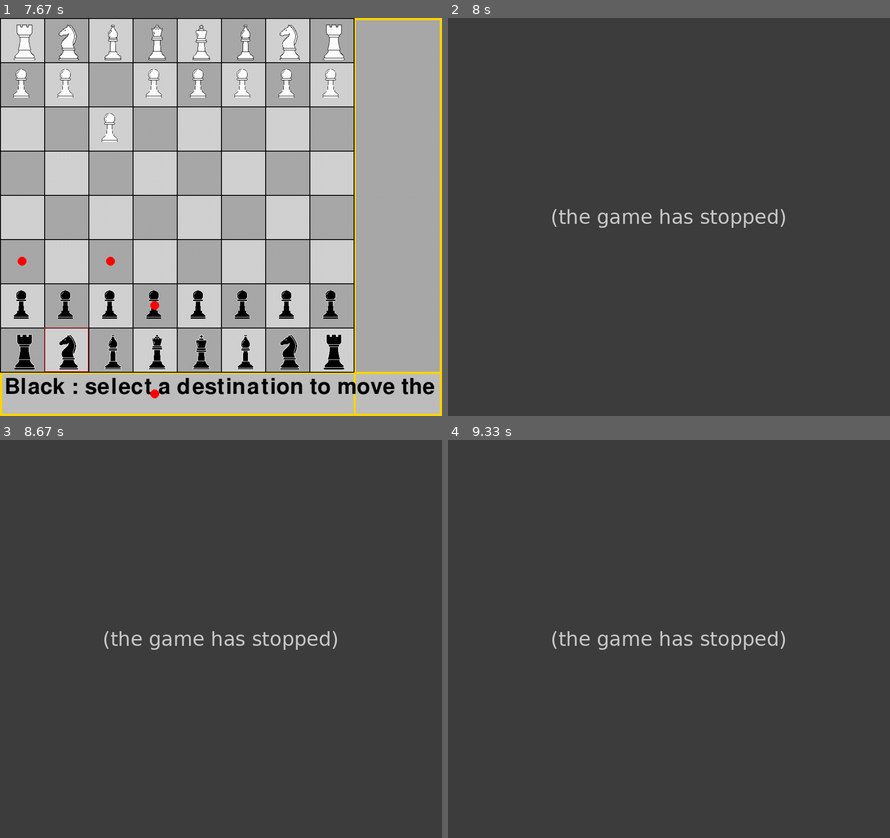
Above: before the commit, frames 1-4 (two rows, left to right).
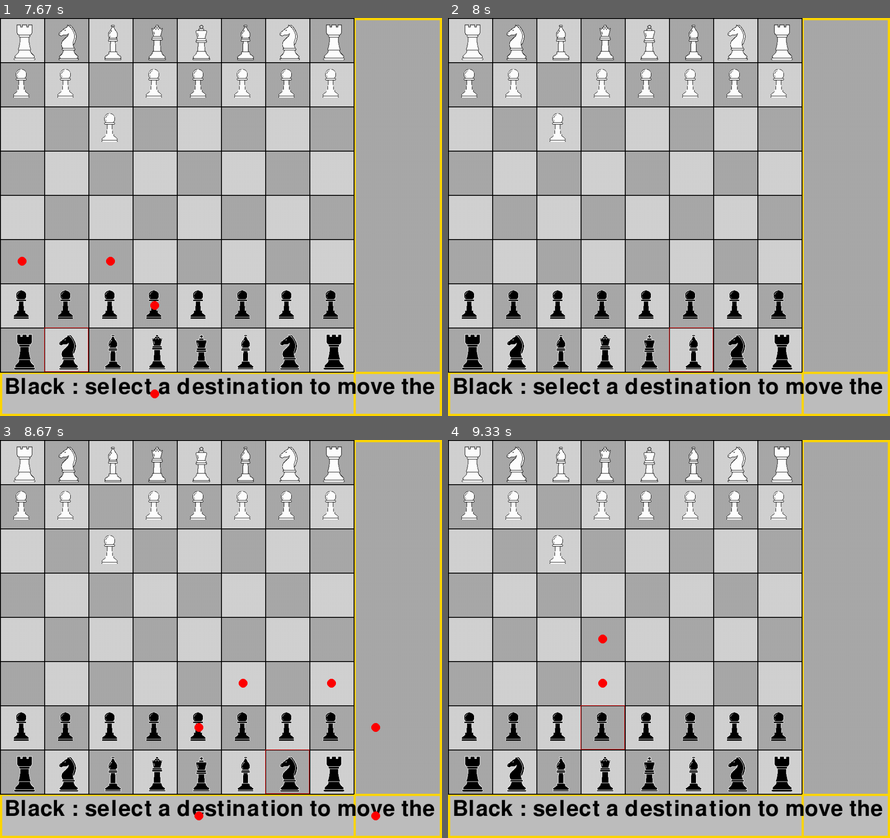
Above: after the commit, the same moments.

Repository: tarekzerroug/chessengine
Game: pygame game, started from main.py
Same seed, same stepped clock (60 frames per second), same inputs: the game is played once before the commit and once after it.
Inputs (mouse positions are in pixels of both pictures, inside the frame that each line leads up to):
- Up to frame 1 (7.67 s): click (287, 77) at 1.38 s; click (106, 69) at 1.72 s; click (114, 137) at 2.05 s; click (198, 320) at 2.38 s; click (114, 288) at 5.72 s; click (154, 332) at 6.55 s; click (88, 364) at 6.88 s
- Up to frame 2 (8 s): click (695, 328) at 7.72 s
- Up to frame 3 (8.67 s): click (300, 770) at 8.55 s
- Up to frame 4 (9.33 s): click (514, 778) at 8.88 s; click (585, 734) at 9.22 s

Frame 1 is identical in both runs. In frame 2, 98% of the frame differs, in the area x 0-100%, y 0-100%; in frame 3, 98%; in frame 4, 98%.
Error before the commit: TypeError: argument of type 'NoneType' is not iterable (main.py line 302); the game stopped at 7.72 s (later frames are placeholders)

Commit message:
verifiying if the king is in check

Diff:
--- a/main.py
+++ b/main.py
@@ -137,6 +137,7 @@
             moves_list = check_bishop(location, turn)
         all_moves_list.append(moves_list)
 
+
     return all_moves_list
 
 def check_pawn(position , color ):
@@ -146,7 +147,7 @@
         if (x, y + 1) not in white_locations and (x, y + 1) not in black_locations:
             moves_list.append((x, y + 1))
         if (x+1 , y + 1) in black_locations:
-            moves_list.append((x, y + 1))
+            moves_list.append((x+1, y + 1))
         if (x - 1, y + 1) in black_locations:
             moves_list.append((x - 1, y + 1))
         if y== 1 and (x, y + 2) not in white_locations and (x, y + 2) not in black_locations:
@@ -162,36 +163,41 @@
             moves_list.append((x, y - 2))
 
     return moves_list
-
 def check_queen(position, color):
-
-        moves_list = []
-        (x, y) = position
-        if color == "white" :
-            if (x, y + 1) not in white_locations and (x, y + 1) not in black_locations:
-                moves_list.append((x, y + 1))
-            if (x+1 , y + 1) in black_locations:
-                moves_list.append((x, y + 1))
-            if (x - 1, y + 1) in black_locations:
-                moves_list.append((x - 1, y + 1))
-            if y== 1 and (x, y + 2) not in white_locations and (x, y + 2) not in black_locations:
-                moves_list.append((x, y + 2))
-        else :
-            if (x, y - 1) not in white_locations and (x, y - 1) not in black_locations:
-                moves_list.append((x, y - 1))
-            if (x + 1, y - 1) in white_locations:
-                moves_list.append((x + 1, y - 1))
-            if (x - 1, y - 1) in white_locations:
-                moves_list.append((x - 1, y - 1))
-            if y == 6 and (x, y - 2) not in white_locations and (x, y - 2) not in black_locations:
-                moves_list.append((x, y - 2))
-        return moves_list
+    if color == "black":
+        friends_locations = black_locations
+        enemies_locations = white_locations
+    else:
+        friends_locations = white_locations
+        enemies_locations = black_locations
+
+    moves_list = []
+    x, y = position
+
+    directions = [( 1 , 0 ) , ( -1  , 0 ) , (0 ,  1 ) , ( 0,  -1) , (1 , 1 ) , ( -1 , 1 ) , ( -1 , -1 ) , ( 1 , -1 )]
+
+    for dx ,  dy in directions :
+        for i in range(1 , 8 ) :
+            new_x = x  + dx * i
+            new_y = y + dy * i
+
+            if not (0 <= new_x < 8 and 0 <= new_y < 8):
+                break
+
+            if ( new_x , new_y ) in enemies_locations :
+                moves_list.append((new_x , new_y))
+                break
+            if ( new_x , new_y ) in friends_locations :
+                break
+            moves_list.append((new_x , new_y ))
+    return moves_list
 
 def check_king(position, color):
         moves_list = []
         (x, y) = position
         if color == "white":
             friends_locations = white_locations
+
         else :
             friends_locations = black_locations
 
@@ -214,10 +220,62 @@
         return moves_list
 
 def check_rook(position, color):
-    pass
+    if color == "black":
+        friends_locations = black_locations
+        enemies_locations = white_locations
+    else:
+        friends_locations = white_locations
+        enemies_locations = black_locations
+
+    moves_list = []
+    x, y = position
+
+    directions = [( 1 , 0 ) , ( -1  , 0 ) , (0 ,  1 ) , ( 0,  -1) ]
+
+    for dx ,  dy in directions :
+        for i in range(1 , 8 ) :
+            new_x = x  + dx * i
+            new_y = y + dy * i
+
+            if not (0 <= new_x < 8 and 0 <= new_y < 8):
+                break
+
+            if ( new_x , new_y ) in enemies_locations :
+                moves_list.append((new_x , new_y))
+                break
+            if ( new_x , new_y ) in friends_locations :
+                break
+            moves_list.append((new_x , new_y ))
+    return moves_list
 
 def check_bishop(position, color):
-    pass
+    if color == "black":
+        friends_locations = black_locations
+        enemies_locations = white_locations
+    else:
+        friends_locations = white_locations
+        enemies_locations = black_locations
+
+    moves_list = []
+    x, y = position
+
+    directions = [(1 , 1 ) , ( -1 , 1 ) , ( -1 , -1 ) , ( 1 , -1 )]
+
+    for dx ,  dy in directions :
+        for i in range(1 , 8 ) :
+            new_x = x  + dx * i
+            new_y = y + dy * i
+
+            if not (0 <= new_x < 8 and 0 <= new_y < 8):
+                break
+
+            if ( new_x , new_y ) in enemies_locations :
+                moves_list.append((new_x , new_y))
+                break
+            if ( new_x , new_y ) in friends_locations :
+                break
+            moves_list.append((new_x , new_y ))
+    return moves_list
 def check_knight(position, color):
     (x , y ) = position
     moves_list = []
@@ -249,20 +307,70 @@
    for move in range(len(moves)):
         pygame.draw.circle(screen, "red", (moves[move][0] * 100 + 50, moves[move][1] * 100 + 50), 10)
 
+def draw_check( ):
+    if turn_step  > 1  :
+        for option in white_options:
+            for move in option:
+                if move == black_locations[4]:
+                   if counter < 30 :
+                       pygame.draw.rect(screen ,"red", (black_locations[4][0] * 100, black_locations[4][1] *100 , 100, 100) , 5 )
+    else :
+        for option in black_options:
+           for move in option:
+              if move == white_locations[4]:
+                  if counter < 30 :
+                       pygame.draw.rect(screen ,"red", (white_locations[4][0] * 100, white_locations[4][1] *100 , 100, 100) , 5 )
+
+
+def draw_captured():
+
+    if captured_pieces_black :
+        for i, piece in enumerate(captured_pieces_black):
+            x = 8 * 100 + 15
+            y = i * 50 + 15
+            screen.blit(white_images_small[piece_list.index(captured_pieces_black[i])], (x, y))
+
+    if captured_pieces_white  :
+
+        for i, piece in enumerate(captured_pieces_white):
+            x = 9 * 100 + 15
+            y = i * 50 + 15
+            screen.blit(black_images_small[piece_list.index(captured_pieces_white[i])], (x, y))
+
+
+
+def draw_game_over():
+    pygame.draw.rect(screen, 'black', [200, 200, 400, 50])
+    screen.blit(font.render("game over ", True, (255, 255, 255)))
+
+
+
 
 
 
 black_options = check_options(black_pieces, black_locations, "black")
 white_options = check_options(white_pieces, white_locations, "white")
-
+winner = ""
+counter = 0
 run  = True
+
+
+
+
+
 while run:
-    timer.tick(fps)
+
     screen.fill("darkgray")
     draw_board()
     draw_pieces()
-    if selection !=100:
-        draw_valid_moves(valid_moves)
+    draw_captured()
+    draw_valid_moves(valid_moves)
+    draw_check( )
+
+    if counter < 60  :
+        counter = counter + 1
+    else :
+        counter = 0
 
     for event in pygame.event.get():
         if event.type == pygame.QUIT:
@@ -277,13 +385,15 @@
                     selection = white_locations.index(click_coords)
 
                     valid_moves = white_options[selection]
-                    print(valid_moves)
+
                     if turn_step == 0:
                         turn_step = 1
                 if click_coords in valid_moves and selection != 100:
                     white_locations[selection] = click_coords
                     if click_coords in black_locations:
                         black_piece = black_locations.index(click_coords)
+                        if black_pieces[black_piece]== "king" :
+                            winner ="white"
                         captured_pieces_white.append(black_pieces[black_piece])
                         black_pieces.pop(black_piece)
                         black_locations.pop(black_piece)
@@ -296,13 +406,15 @@
                 if click_coords in black_locations:
                     selection = black_locations.index(click_coords)
                     valid_moves = black_options[selection]
-                    print(valid_moves)
+
                     if turn_step == 2:
                         turn_step = 3
                 if click_coords in valid_moves and selection != 100:
                     black_locations[selection] = click_coords
                     if click_coords in white_locations:
                         white_piece = white_locations.index(click_coords)
+                        if black_pieces[white_piece]== "king" :
+                            winner ="black"
                         captured_pieces_black.append(white_pieces[white_piece])
                         white_pieces.pop(white_piece)
                         white_locations.pop(white_piece)
@@ -312,7 +424,8 @@
                     turn_step = 0
                     selection = 100
                     valid_moves = []
-
+    if winner !=  "" :
+        draw_game_over()
     pygame.display.update()
 
 pygame.quit()
